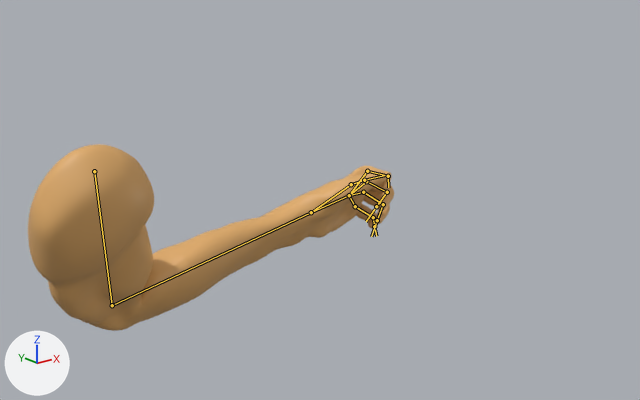
A saved change to the FBX model Assets/Art/Models/Player/PlayerHandL.fbx.
Camera for both pictures: a 50 mm camera at (-0.436, -0.983, 0.289) aimed at (0.388, 0.047, -0.123). Lighting does not change. The marker at lower left points along +X, +Y and +Z. The picture after the commit comes second. Both versions are drawn at frame 7 of the action 'ArmatureHand4Links|Droppen'; the numbers are the values there. The bones that change, and the others that lie on the model, are drawn over the model as lines.

The first picture shows 'Hand 4 Links'.
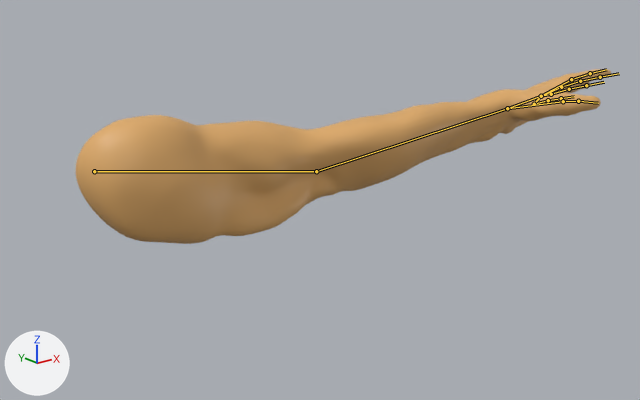
What differs and where, as boxes (x1, y1, x2, y2) in the pictures (640 x 400 px):
'Hand 4 Links', posed (46% wider, 6% shorter)
    before: (28, 144, 394, 331)
    after: (76, 69, 611, 244)
bone 'Bone', root to tip
    before: (94, 171) to (112, 305)
    after: (94, 171) to (316, 171)
bone 'Bone.001', root to tip
    before: (112, 305) to (311, 212)
    after: (316, 171) to (507, 108)
bone 'Bone.002', root to tip
    before: (311, 212) to (349, 195)
    after: (507, 108) to (541, 96)
bone 'Bone.016', root to tip
    before: (355, 206) to (373, 217)
    after: (534, 104) to (548, 100)
bone 'Bone.017', root to tip
    before: (373, 217) to (374, 226)
    after: (548, 100) to (561, 98)
bone 'Bone.014', root to tip
    before: (363, 192) to (383, 204)
    after: (551, 94) to (569, 89)
bone 'Bone.015', root to tip
    before: (383, 204) to (377, 220)
    after: (569, 89) to (586, 85)
bone 'Bone.012', root to tip
    before: (366, 181) to (387, 192)
    after: (561, 87) to (580, 81)
bone 'Bone.013', root to tip
    before: (387, 192) to (376, 206)
    after: (580, 81) to (600, 77)
bone 'Bone.010', root to tip
    before: (367, 171) to (388, 176)
    after: (571, 79) to (590, 73)
bone 'Bone.011', root to tip
    before: (388, 176) to (388, 187)
    after: (590, 73) to (606, 69)
bone 'Bone.007', root to tip
    before: (311, 212) to (351, 184)
    after: (507, 108) to (563, 101)
bone 'Bone.008', root to tip
    before: (351, 184) to (364, 180)
    after: (563, 101) to (578, 101)
bone 'Bone.009', root to tip
    before: (364, 180) to (384, 175)
    after: (578, 101) to (598, 103)

Diff of the bpy script that builds the scene:
```diff
--- a/Assets/Art/Models/Player/PlayerHandL.fbx.py
+++ b/Assets/Art/Models/Player/PlayerHandL.fbx.py
@@ bone_bone @@
 bone_bone = bpy.data.objects['ArmatureHand4Links'].pose.bones['Bone']
-bone_bone.rotation_quaternion = (0.897, -0.327, 0.167, 0.248)  # degrees (-35, 27, 22)
+bone_bone.rotation_quaternion = (0.98, 0.198, -0.002, -0.001)  # degrees (23, 0, 0)
@@ bone_bone_001 @@
 bone_bone_001 = bpy.data.objects['ArmatureHand4Links'].pose.bones['Bone.001']  # child of 'Bone'
-bone_bone_001.rotation_quaternion = (0.884, 0.467, 0.004, 0.003)  # degrees (56, 0, 1)
+bone_bone_001.rotation_quaternion = (0.957, -0.133, 0.237, -0.096)  # degrees (-19, 25, -16)
@@ bone_bone_002 @@
 bone_bone_002 = bpy.data.objects['ArmatureHand4Links'].pose.bones['Bone.002']  # child of 'Bone.001'
-bone_bone_002.rotation_quaternion = (1.0, 0.0, 0.0, 0.0)  # degrees (0, 0, 0)
+bone_bone_002.rotation_quaternion = (0.976, 0.018, 0.218, 0.024)  # degrees (3, 25, 3)
@@ bone_bone_016 @@
 bone_bone_016 = bpy.data.objects['ArmatureHand4Links'].pose.bones['Bone.016']  # child of 'Bone.003'
-bone_bone_016.rotation_quaternion = (0.793, -0.039, -0.153, -0.588)  # degrees (7, -17, -74)
+bone_bone_016.rotation_quaternion = (1.0, -0.003, -0.007, -0.023)  # degrees (0, -1, -3)
@@ bone_bone_017 @@
 bone_bone_017 = bpy.data.objects['ArmatureHand4Links'].pose.bones['Bone.017']  # child of 'Bone.016'
-bone_bone_017.rotation_quaternion = (0.87, 0.007, -0.071, -0.488)  # degrees (5, -7, -59)
+bone_bone_017.rotation_quaternion = (0.999, -0.015, -0.001, -0.034)  # degrees (-2, 0, -4)
@@ bone_bone_014 @@
 bone_bone_014 = bpy.data.objects['ArmatureHand4Links'].pose.bones['Bone.014']  # child of 'Bone.004'
-bone_bone_014.rotation_quaternion = (0.767, 0.126, 0.013, -0.629)  # degrees (10, 10, -78)
+bone_bone_014.rotation_quaternion = (1.0, 0.001, 0.004, -0.027)  # degrees (0, 0, -3)
@@ bone_bone_015 @@
 bone_bone_015 = bpy.data.objects['ArmatureHand4Links'].pose.bones['Bone.015']  # child of 'Bone.014'
-bone_bone_015.rotation_quaternion = (0.842, 0.007, -0.154, -0.517)  # degrees (10, -15, -64)
+bone_bone_015.rotation_quaternion = (0.999, -0.007, -0.008, -0.039)  # degrees (-1, -1, -4)
@@ bone_bone_012 @@
 bone_bone_012 = bpy.data.objects['ArmatureHand4Links'].pose.bones['Bone.012']  # child of 'Bone.005'
-bone_bone_012.rotation_quaternion = (0.789, 0.13, -0.036, -0.6)  # degrees (14, 6, -74)
+bone_bone_012.rotation_quaternion = (1.0, 0.0, -0.003, -0.026)  # degrees (0, 0, -3)
@@ bone_bone_013 @@
 bone_bone_013 = bpy.data.objects['ArmatureHand4Links'].pose.bones['Bone.013']  # child of 'Bone.012'
-bone_bone_013.rotation_quaternion = (0.767, 0.008, -0.197, -0.61)  # degrees (15, -17, -79)
+bone_bone_013.rotation_quaternion = (0.999, -0.011, -0.004, -0.043)  # degrees (-1, -1, -5)
@@ bone_bone_010 @@
 bone_bone_010 = bpy.data.objects['ArmatureHand4Links'].pose.bones['Bone.010']  # child of 'Bone.006'
-bone_bone_010.rotation_quaternion = (0.852, 0.121, -0.056, -0.507)  # degrees (15, 2, -61)
+bone_bone_010.rotation_quaternion = (1.0, 0.0, -0.004, -0.03)  # degrees (0, 0, -3)
@@ bone_bone_011 @@
 bone_bone_011 = bpy.data.objects['ArmatureHand4Links'].pose.bones['Bone.011']  # child of 'Bone.010'
-bone_bone_011.rotation_quaternion = (0.822, 0.007, -0.249, -0.513)  # degrees (17, -24, -68)
+bone_bone_011.rotation_quaternion = (0.999, -0.014, -0.01, -0.029)  # degrees (-2, -1, -3)
@@ bone_bone_007 @@
 bone_bone_007 = bpy.data.objects['ArmatureHand4Links'].pose.bones['Bone.007']  # child of 'Bone.001'
-bone_bone_007.rotation_quaternion = (1.0, 0.0, 0.0, 0.0)  # degrees (0, 0, 0)
+bone_bone_007.rotation_quaternion = (0.97, -0.007, 0.097, -0.223)  # degrees (-3, 11, -26)
@@ bone_bone_008 @@
 bone_bone_008 = bpy.data.objects['ArmatureHand4Links'].pose.bones['Bone.008']  # child of 'Bone.007'
-bone_bone_008.rotation_quaternion = (1.0, 0.0, 0.0, 0.0)  # degrees (0, 0, 0)
+bone_bone_008.rotation_quaternion = (0.993, 0.121, -0.002, 0.002)  # degrees (14, 0, 0)
@@ bone_bone_009 @@
 bone_bone_009 = bpy.data.objects['ArmatureHand4Links'].pose.bones['Bone.009']  # child of 'Bone.008'
-bone_bone_009.rotation_quaternion = (1.0, 0.0, 0.0, 0.0)  # degrees (0, 0, 0)
+bone_bone_009.rotation_quaternion = (0.996, -0.089, -0.007, 0.002)  # degrees (-10, -1, 0)
```
